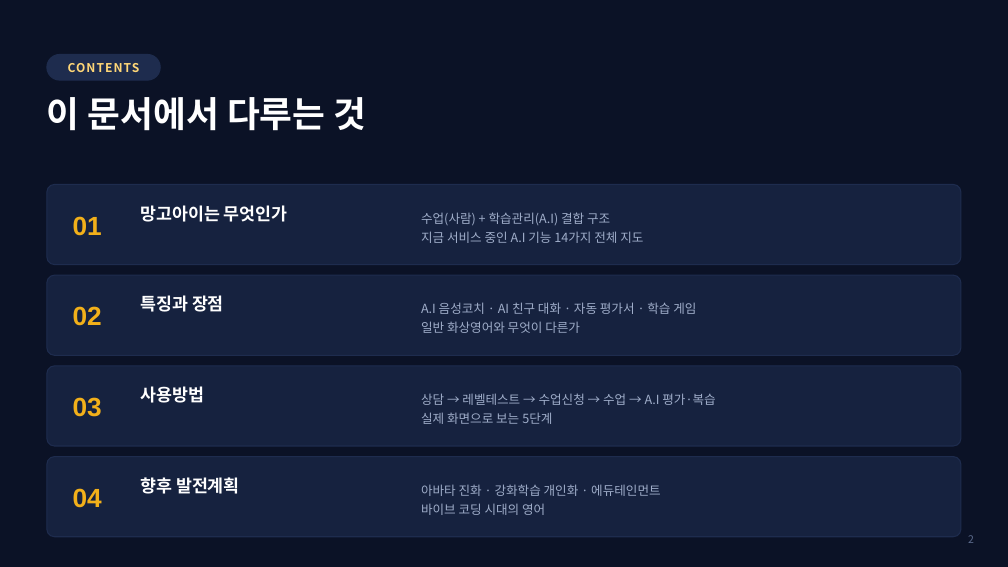
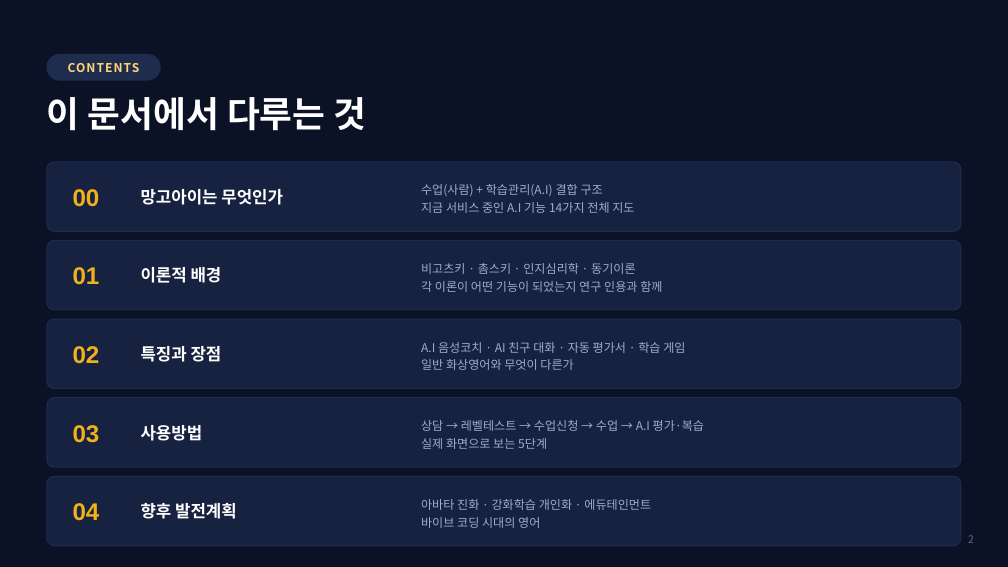
Before and after one commit to navy111p-sudo/mangoiweb, a slide deck: slide 2 of docs/망고아이_홈페이지_안내_2026-08-17.pptx. Drawn at 1008x567 pixels with LibreOffice and Linux fonts; fonts in the diff are those of the drawing. Boxes give left, top, right and bottom in pixels: in the first picture for what was removed or moved away, otherwise in the second. Text is boxed around its words. In the diff, an @@ line names an element or a change of style, - is before the commit and + after.

```diff
--- a/docs/망고아이_홈페이지_안내_2026-08-17.pptx
+++ b/docs/망고아이_홈페이지_안내_2026-08-17.pptx
@@ rounded rectangle: place and size @@
-rounded rectangle at (47, 185, 961, 265)
+rounded rectangle at (47, 162, 961, 231)
@@ text "망고아이는 무엇인가": place and size @@
-text "망고아이는 무엇인가" at (141, 205, 288, 222)
+text "망고아이는 무엇인가" at (141, 189, 283, 205)
@@ text "수업(사람) + 학습관리(A.I) 결합 구조": place and size @@
-text "수업(사람) + 학습관리(A.I) 결합 구조" at (421, 212, 643, 243)
+text "수업(사람) + 학습관리(A.I) 결합 구조" at (421, 184, 634, 213)
@@ text added at (73, 189, 100, 207), 23 pt, text #F2B01A, bold @@
+00
@@ rounded rectangle: place and size @@
-rounded rectangle at (47, 275, 961, 355)
+rounded rectangle at (47, 240, 961, 310)
@@ size 25 to 23 pt in 4 elements at (73, 503, 100, 521), (73, 425, 100, 443), (73, 346, 100, 364), (73, 267, 100, 285) @@
@@ text "01": place and size @@
-text "01" at (73, 216, 102, 236)
+text "01" at (73, 267, 100, 285)
@@ text added at (141, 267, 222, 283), 16 pt, text #FFFFFF, bold @@
+이론적 배경
@@ text added at (421, 263, 662, 292), 11.5 pt, text #9FADC9 @@
+비고츠키 · 촘스키 · 인지심리학 · 동기이론
+각 이론이 어떤 기능이 되었는지 연구 인용과 함께
@@ rounded rectangle: place and size @@
-rounded rectangle at (47, 366, 961, 446)
+rounded rectangle at (47, 319, 961, 389)
@@ text "02": place and size @@
-text "02" at (73, 306, 102, 326)
+text "02" at (73, 346, 100, 364)
@@ size 16.5 to 16 pt in 4 elements at (141, 189, 283, 205), (141, 503, 237, 519), (141, 425, 203, 441), (141, 346, 222, 362) @@
@@ text "특징과 장점": place and size @@
-text "특징과 장점" at (141, 295, 224, 312)
+text "특징과 장점" at (141, 346, 222, 362)
@@ size 12 to 11.5 pt; line spacing 18pt to 17pt in 4 elements at (421, 184, 634, 213), (421, 499, 651, 528), (421, 420, 704, 449), (421, 342, 685, 370) @@
@@ text "A.I 음성코치 · AI 친구 ...": place and size @@
-text "A.I 음성코치 · AI 친구 ..." at (421, 302, 696, 333)
+text "A.I 음성코치 · AI 친구 ..." at (421, 342, 685, 370)
@@ proportions changed in 4 elements at (47, 162, 961, 231), (47, 240, 961, 310), (47, 319, 961, 389), (47, 398, 961, 467) @@
@@ rounded rectangle: place and size @@
-rounded rectangle at (47, 457, 961, 537)
+rounded rectangle at (47, 398, 961, 467)
@@ text "03": place and size @@
-text "03" at (73, 397, 102, 417)
+text "03" at (73, 425, 100, 443)
@@ text "사용방법": place and size @@
-text "사용방법" at (141, 386, 205, 403)
+text "사용방법" at (141, 425, 203, 441)
@@ text "상담 → 레벨테스트 → 수업신청 ...": place and size @@
-text "상담 → 레벨테스트 → 수업신청 ..." at (421, 393, 715, 424)
+text "상담 → 레벨테스트 → 수업신청 ..." at (421, 420, 704, 449)
@@ rounded rectangle added at (47, 476, 961, 546), fill #16223F, outline #1E2C4E 1 pt @@
@@ text "04": place and size @@
-text "04" at (73, 488, 102, 508)
+text "04" at (73, 503, 100, 521)
@@ text "아바타 진화 · 강화학습 개인화 ...": place and size @@
-text "아바타 진화 · 강화학습 개인화 ..." at (421, 484, 660, 515)
+text "아바타 진화 · 강화학습 개인화 ..." at (421, 499, 651, 528)
```
Also in this commit, not shown: 27 other slides changed, 8 slides added.
